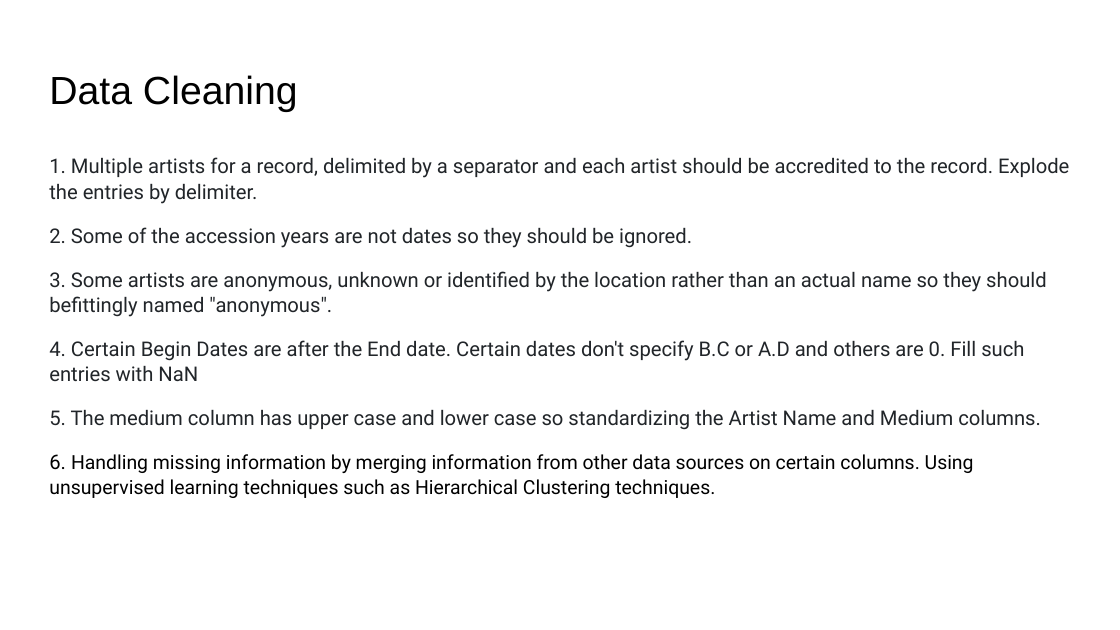
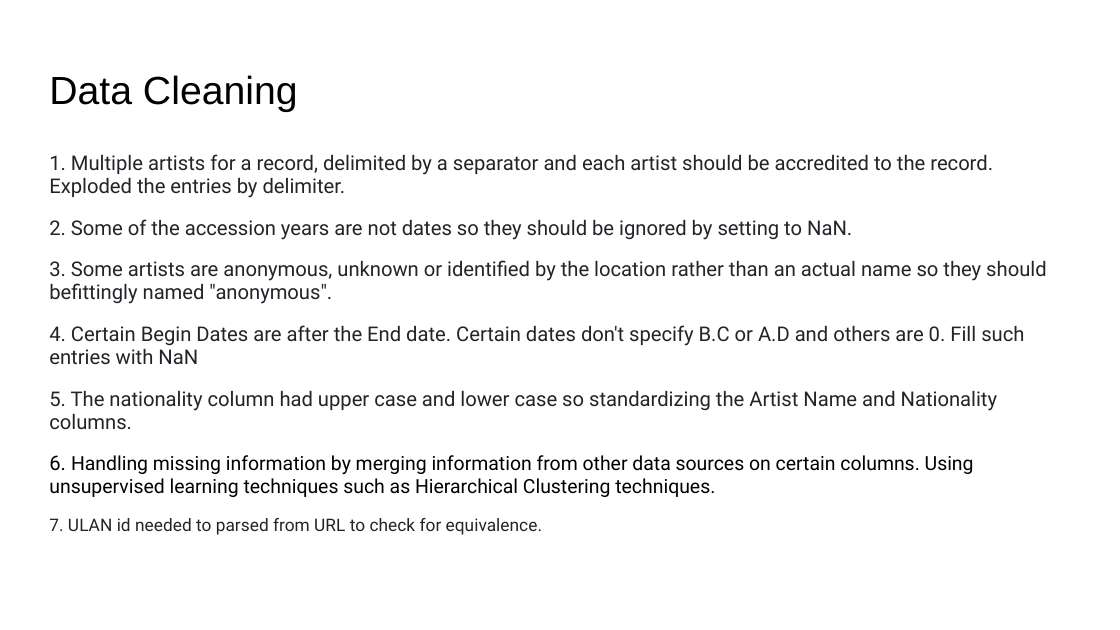
Before and after one commit to IITTeaching/cs520-f23-group-23, a slide deck: slide 6 of main-520-project/CS 520 Data Curation.pptx (slide 5 before the commit). Drawn at 1120x630 pixels with LibreOffice and Linux fonts; fonts in the diff are those of the drawing. Boxes give left, top, right and bottom in pixels: in the first picture for what was removed or moved away, otherwise in the second. Text is boxed around its words. In the diff, an @@ line names an element or a change of style, - is before the commit and + after.

```diff
--- a/main-520-project/CS 520 Data Curation.pptx
+++ b/main-520-project/CS 520 Data Curation.pptx
@@ text at box(49, 154, 993, 240): text changed @@
-1. Multiple artists for a record, delimited by a separator and each artist should be accredited to the record. Explode the entries by delimiter.
-2. Some of the accession years are not dates so they should be ignored.
+1. Multiple artists for a record, delimited by a separator and each artist should be accredited to the record. Exploded the entries by delimiter.
+2. Some of the accession years are not dates so they should be ignored by setting to NaN.
@@ text at box(49, 260, 1046, 497): line spacing 1.05 to 0.95 @@
@@ text at box(49, 391, 997, 430): text changed @@
-5. The medium column has upper case and lower case so standardizing the Artist Name and Medium columns.
+5. The nationality column had upper case and lower case so standardizing the Artist Name and Nationality columns.
@@ text at box(49, 518, 542, 535): paragraph added @@
+7. ULAN id needed to parsed from URL to check for equivalence.
```
Also in this commit, not shown: 3 other slides changed, 11 slides added.
